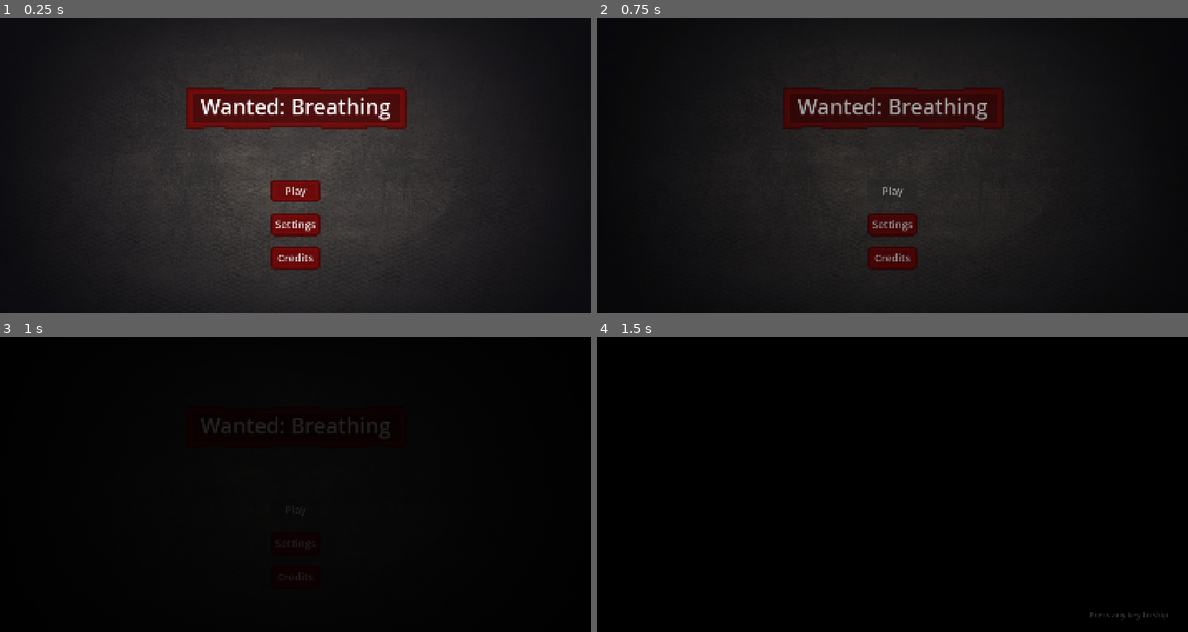
Above: before the commit, frames 1-4 (two rows, left to right).
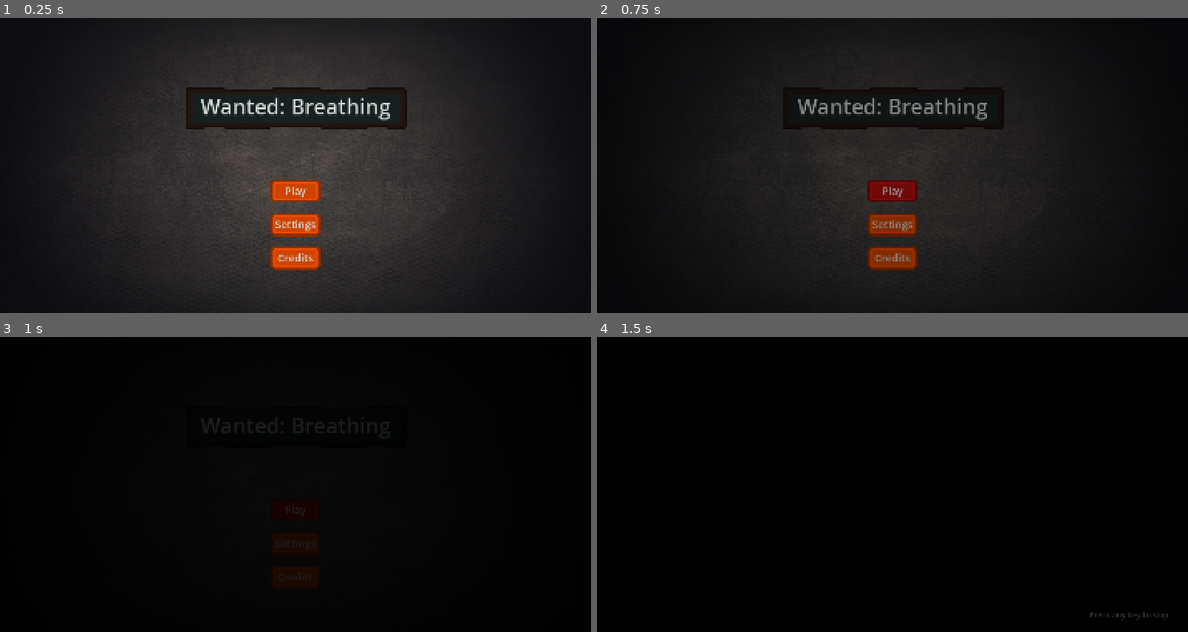
Above: after the commit, the same moments.

Repository: AltairGameStudio/Godot-Wild-Jam-93-Team-1
Game: Godot game, scene res://scenes/main_menu.tscn
Two runs of this game, one before a commit and one after it. Both use one fixed random seed, a clock stepped at 60 frames per second and the inputs below. The engine's default icon, where the game draws it, is replaced by a stand-in: a white triangle on a blue panel in a dark square. Sound files missing from this copy of the repository are replaced by a short silence.
Inputs (mouse positions are in pixels of both pictures, inside the frame that each line leads up to):
- Up to frame 1 (0.25 s): no input
- Up to frame 2 (0.75 s): click "Play" at 0.5 s
- Up to frame 3 (1 s): no input
- Up to frame 4 (1.5 s): tap Enter (ui_accept) at 1.25 s; move the mouse to (1022, 469) at 1.27 s; hold D (ui_right) from 1.28 s (still down); hold Right mouse button (equip) from 1.28 s (still down); click (1022, 469) at 1.42 s

The runs differ from the first frame. In frame 1, 6.9% of the frame differs, in the area x 31-69%, y 23-86%; in frame 2, 6.9%; in frame 3, less than 0.1%; in frame 4, nothing differs.

Commit message:
Main menu estilizado (só falta fonte)

Diff:
--- a/scenes/main_menu.tscn
+++ b/scenes/main_menu.tscn
@@ -8,18 +8,43 @@
 
 [sub_resource type="LabelSettings" id="LabelSettings_oa1go"]
 font_size = 64
+font_color = Color(0.81960785, 0.84705883, 0.8352941, 1)
 
 [sub_resource type="StyleBoxTexture" id="StyleBoxTexture_tbmy8"]
 texture = ExtResource("4_rtw2f")
-modulate_color = Color(0.54509807, 0, 0, 0.827451)
+modulate_color = Color(1, 0.7176471, 0, 1)
+
+[sub_resource type="StyleBoxTexture" id="StyleBoxTexture_flqon"]
+texture = ExtResource("4_rtw2f")
+modulate_color = Color(0.6149049, 0.10371773, 0.10371773, 1)
+
+[sub_resource type="StyleBoxTexture" id="StyleBoxTexture_8ln24"]
+texture = ExtResource("4_rtw2f")
+modulate_color = Color(0.8392157, 0.15686275, 0.15686275, 1)
 
 [sub_resource type="StyleBoxTexture" id="StyleBoxTexture_jk1qb"]
 texture = ExtResource("4_rtw2f")
-modulate_color = Color(0.54509807, 0, 0, 0.827451)
+modulate_color = Color(1, 0.7176471, 0, 1)
+
+[sub_resource type="StyleBoxTexture" id="StyleBoxTexture_lgwnu"]
+texture = ExtResource("4_rtw2f")
+modulate_color = Color(0.6149049, 0.10371773, 0.10371773, 1)
+
+[sub_resource type="StyleBoxTexture" id="StyleBoxTexture_rtw2f"]
+texture = ExtResource("4_rtw2f")
+modulate_color = Color(0.8392157, 0.15686275, 0.15686275, 1)
 
 [sub_resource type="StyleBoxTexture" id="StyleBoxTexture_5dd4i"]
 texture = ExtResource("4_rtw2f")
-modulate_color = Color(0.54509807, 0, 0, 0.827451)
+modulate_color = Color(1, 0.7176471, 0, 1)
+
+[sub_resource type="StyleBoxTexture" id="StyleBoxTexture_rcqid"]
+texture = ExtResource("4_rtw2f")
+modulate_color = Color(0.6149049, 0.10371773, 0.10371773, 1)
+
+[sub_resource type="StyleBoxTexture" id="StyleBoxTexture_oa1go"]
+texture = ExtResource("4_rtw2f")
+modulate_color = Color(0.8392157, 0.15686275, 0.15686275, 1)
 
 [node name="MainMenu" type="Control" unique_id=154347934]
 process_mode = 3
@@ -39,7 +64,7 @@
 [node name="GameTitle" type="Node2D" parent="." unique_id=936749305]
 
 [node name="Sprite2D" type="Sprite2D" parent="GameTitle" unique_id=1266052718]
-modulate = Color(0.54509807, 0, 0, 0.7607843)
+modulate = Color(0.12941177, 0.16862746, 0.14901961, 0.9098039)
 position = Vector2(901, 276.5)
 scale = Vector2(1.3164063, 1.3437501)
 texture = ExtResource("3_8ln24")
@@ -80,8 +105,11 @@
 [node name="PlayButton" type="Button" parent="VBoxContainer" unique_id=828509133]
 custom_minimum_size = Vector2(130, 70)
 layout_mode = 2
+theme_override_colors/font_color = Color(0.81960785, 0.84705883, 0.8352941, 1)
 theme_override_font_sizes/font_size = 32
 theme_override_styles/normal = SubResource("StyleBoxTexture_tbmy8")
+theme_override_styles/pressed = SubResource("StyleBoxTexture_flqon")
+theme_override_styles/hover = SubResource("StyleBoxTexture_8ln24")
 text = "Play"
 icon_alignment = 1
 expand_icon = true
@@ -89,15 +117,21 @@
 [node name="SettingsButton" type="Button" parent="VBoxContainer" unique_id=761586223]
 custom_minimum_size = Vector2(150, 70)
 layout_mode = 2
+theme_override_colors/font_color = Color(0.81960785, 0.84705883, 0.8352941, 1)
 theme_override_font_sizes/font_size = 32
 theme_override_styles/normal = SubResource("StyleBoxTexture_jk1qb")
+theme_override_styles/pressed = SubResource("StyleBoxTexture_lgwnu")
+theme_override_styles/hover = SubResource("StyleBoxTexture_rtw2f")
 text = "Settings"
 
 [node name="CreditsButton" type="Button" parent="VBoxContainer" unique_id=77075015]
 custom_minimum_size = Vector2(150, 70)
 layout_mode = 2
+theme_override_colors/font_color = Color(0.81960785, 0.84705883, 0.8352941, 1)
 theme_override_font_sizes/font_size = 32
 theme_override_styles/normal = SubResource("StyleBoxTexture_5dd4i")
+theme_override_styles/pressed = SubResource("StyleBoxTexture_rcqid")
+theme_override_styles/hover = SubResource("StyleBoxTexture_oa1go")
 text = "Credits"
 
 [node name="SettingsScreen" parent="." unique_id=758672754 instance=ExtResource("2_ekxnf")]
